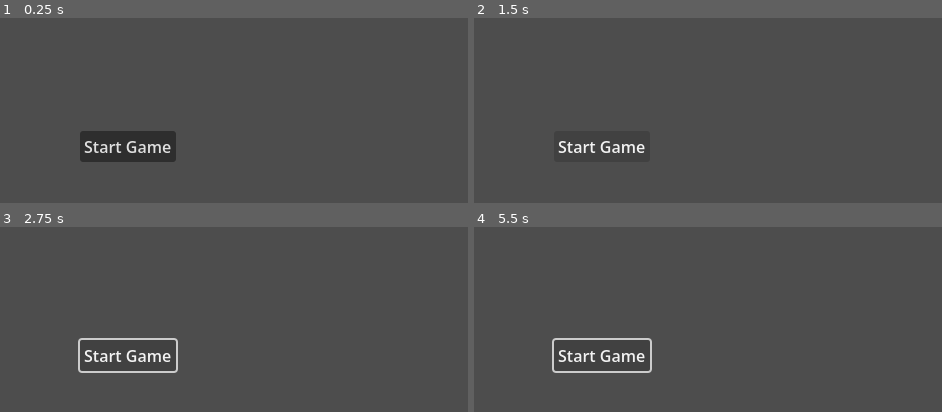
Above: before the commit, frames 1-4 (two rows, left to right).
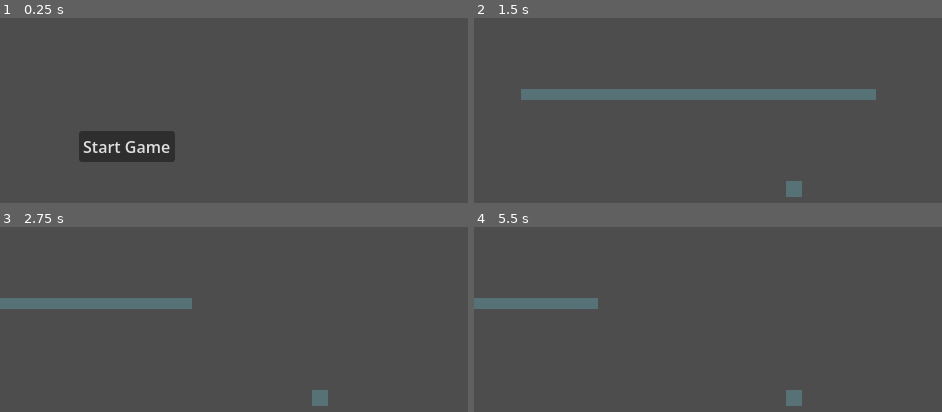
Above: after the commit, the same moments.

Repository: nathanielkaiserxyz/godot-wild-jam
Game: Godot game, scene res://scenes/level/main_menu.tscn
Two runs of this game, one before a commit and one after it. Both use one fixed random seed, a clock stepped at 60 frames per second and the inputs below.
Inputs (mouse positions are in pixels of both pictures, inside the frame that each line leads up to):
- Up to frame 1 (0.25 s): no input
- Up to frame 2 (1.5 s): click "Start Game" at 0.5 s; click (600, 145) at 1.25 s, where only the run before the commit has a clickable "Start Game"
- Up to frame 3 (2.75 s): tap Enter at 2 s; hold Right (ui_right) from 2.03 s (still down); tap Space (ui_select) at 2.1, 2.27, 2.57 s
- Up to frame 4 (5.5 s): release Right (ui_right) at 2.78 s; hold Down (ui_down) 2.78-3.53 s; tap Space (ui_select) at 2.85, 3.02, 3.32, 3.5, 3.6, 4.35, 4.52, 4.82, 5, 5.1, 5.27 s; hold Right (ui_right) 3.53-4.28 s; tap Enter at 4.25 s; hold Up (ui_up) 4.28-5.03 s; hold Left (ui_left) from 5.03 s (still down)

The runs differ from the first frame. In frame 1, 0.6% of the frame differs, in the area x 16-38%, y 62-77%; in frame 2, 5.3%, in the area x 10-86%, y 38-97%; in frame 3, 3.8%; in frame 4, 3.0%.

Commit message:
main menu movement

Diff:
--- a/project.godot
+++ b/project.godot
@@ -14,12 +14,57 @@
 run/main_scene="uid://dq0ofjtyapgxo"
 config/features=PackedStringArray("4.6", "GL Compatibility")
 
+[autoload]
+
+Gamemanager="*uid://dlafqdw5eb5w0"
+
 [display]
 
 window/size/viewport_width=640
 window/size/viewport_height=360
 window/stretch/mode="canvas_items"
 window/stretch/scale_mode="integer"
+
+[input]
+
+ui_select={
+"deadzone": 0.5,
+"events": [Object(InputEventJoypadButton,"resource_local_to_scene":false,"resource_name":"","device":-1,"button_index":3,"pressure":0.0,"pressed":false,"script":null)
+, Object(InputEventKey,"resource_local_to_scene":false,"resource_name":"","device":-1,"window_id":0,"alt_pressed":false,"shift_pressed":false,"ctrl_pressed":false,"meta_pressed":false,"pressed":false,"keycode":32,"physical_keycode":0,"key_label":0,"unicode":32,"location":0,"echo":false,"script":null)
+]
+}
+ui_left={
+"deadzone": 0.5,
+"events": [Object(InputEventKey,"resource_local_to_scene":false,"resource_name":"","device":-1,"window_id":0,"alt_pressed":false,"shift_pressed":false,"ctrl_pressed":false,"meta_pressed":false,"pressed":false,"keycode":65,"physical_keycode":0,"key_label":0,"unicode":97,"location":0,"echo":false,"script":null)
+, Object(InputEventJoypadButton,"resource_local_to_scene":false,"resource_name":"","device":-1,"button_index":13,"pressure":0.0,"pressed":false,"script":null)
+, Object(InputEventJoypadMotion,"resource_local_to_scene":false,"resource_name":"","device":-1,"axis":0,"axis_value":-1.0,"script":null)
+, Object(InputEventKey,"resource_local_to_scene":false,"resource_name":"","device":-1,"window_id":0,"alt_pressed":false,"shift_pressed":false,"ctrl_pressed":false,"meta_pressed":false,"pressed":false,"keycode":0,"physical_keycode":4194319,"key_label":0,"unicode":0,"location":0,"echo":false,"script":null)
+]
+}
+ui_right={
+"deadzone": 0.5,
+"events": [Object(InputEventKey,"resource_local_to_scene":false,"resource_name":"","device":-1,"window_id":0,"alt_pressed":false,"shift_pressed":false,"ctrl_pressed":false,"meta_pressed":false,"pressed":false,"keycode":68,"physical_keycode":0,"key_label":0,"unicode":100,"location":0,"echo":false,"script":null)
+, Object(InputEventJoypadButton,"resource_local_to_scene":false,"resource_name":"","device":-1,"button_index":14,"pressure":0.0,"pressed":false,"script":null)
+, Object(InputEventJoypadMotion,"resource_local_to_scene":false,"resource_name":"","device":-1,"axis":0,"axis_value":1.0,"script":null)
+, Object(InputEventKey,"resource_local_to_scene":false,"resource_name":"","device":-1,"window_id":0,"alt_pressed":false,"shift_pressed":false,"ctrl_pressed":false,"meta_pressed":false,"pressed":false,"keycode":0,"physical_keycode":4194321,"key_label":0,"unicode":0,"location":0,"echo":false,"script":null)
+]
+}
+ui_up={
+"deadzone": 0.5,
+"events": [Object(InputEventKey,"resource_local_to_scene":false,"resource_name":"","device":-1,"window_id":0,"alt_pressed":false,"shift_pressed":false,"ctrl_pressed":false,"meta_pressed":false,"pressed":false,"keycode":87,"physical_keycode":0,"key_label":0,"unicode":119,"location":0,"echo":false,"script":null)
+, Object(InputEventJoypadButton,"resource_local_to_scene":false,"resource_name":"","device":-1,"button_index":11,"pressure":0.0,"pressed":false,"script":null)
+, Object(InputEventJoypadMotion,"resource_local_to_scene":false,"resource_name":"","device":-1,"axis":1,"axis_value":-1.0,"script":null)
+, Object(InputEventKey,"resource_local_to_scene":false,"resource_name":"","device":-1,"window_id":0,"alt_pressed":false,"shift_pressed":false,"ctrl_pressed":false,"meta_pressed":false,"pressed":false,"keycode":0,"physical_keycode":4194320,"key_label":0,"unicode":0,"location":0,"echo":false,"script":null)
+]
+}
+ui_down={
+"deadzone": 0.5,
+"events": [Object(InputEventKey,"resource_local_to_scene":false,"resource_name":"","device":-1,"window_id":0,"alt_pressed":false,"shift_pressed":false,"ctrl_pressed":false,"meta_pressed":false,"pressed":false,"keycode":83,"physical_keycode":0,"key_label":0,"unicode":115,"location":0,"echo":false,"script":null)
+, Object(InputEventJoypadButton,"resource_local_to_scene":false,"resource_name":"","device":-1,"button_index":12,"pressure":0.0,"pressed":false,"script":null)
+, Object(InputEventJoypadMotion,"resource_local_to_scene":false,"resource_name":"","device":-1,"axis":1,"axis_value":1.0,"script":null)
+, Object(InputEventKey,"resource_local_to_scene":false,"resource_name":"","device":-1,"window_id":0,"alt_pressed":false,"shift_pressed":false,"ctrl_pressed":false,"meta_pressed":false,"pressed":false,"keycode":0,"physical_keycode":4194322,"key_label":0,"unicode":0,"location":0,"echo":false,"script":null)
+]
+}
 
 [physics]
 
--- a/scenes/level/art_reject.tscn
+++ b/scenes/level/art_reject.tscn
@@ -1,3 +1,13 @@
 [gd_scene format=3 uid="uid://b74fr4354t5e8"]
 
+[ext_resource type="PackedScene" uid="uid://b156telh6bhwe" path="res://scenes/player/player.tscn" id="1_3f7yb"]
+[ext_resource type="Texture2D" uid="uid://dnj26fyxpm43b" path="res://assets/player/player.png" id="2_gclxb"]
+
 [node name="ArtReject" type="Node2D" unique_id=225717566]
+
+[node name="Player" parent="." unique_id=1453906378 instance=ExtResource("1_3f7yb")]
+position = Vector2(191, 189)
+
+[node name="Sprite2D" type="Sprite2D" parent="." unique_id=1833314472]
+scale = Vector2(22.136974, 0.62648565)
+texture = ExtResource("2_gclxb")
--- a/scenes/level/main_menu.tscn
+++ b/scenes/level/main_menu.tscn
@@ -1,10 +1,15 @@
 [gd_scene format=3 uid="uid://dq0ofjtyapgxo"]
 
+[ext_resource type="Script" uid="uid://c5e65okobdav2" path="res://scripts/main_menu.gd" id="1_w0sx8"]
+
 [node name="MainMenu" type="Node2D" unique_id=2027672176]
+script = ExtResource("1_w0sx8")
 
 [node name="Button" type="Button" parent="." unique_id=1527994877]
-offset_left = 80.0
+offset_left = 79.0
 offset_top = 122.0
-offset_right = 176.0
+offset_right = 175.0
 offset_bottom = 153.0
 text = "Start Game"
+
+[connection signal="pressed" from="Button" to="." method="_on_button_pressed"]
--- a/scenes/player/player.tscn
+++ b/scenes/player/player.tscn
@@ -27,3 +27,6 @@
 
 [node name="AnimatedSprite2D" type="AnimatedSprite2D" parent="CharacterBody2D" unique_id=2110100891]
 sprite_frames = SubResource("SpriteFrames_p47bc")
+
+[node name="Camera2D" type="Camera2D" parent="CharacterBody2D" unique_id=1654703418]
+zoom = Vector2(0.5, 0.5)
--- a/scripts/main_menu.gd
+++ b/scripts/main_menu.gd
@@ -1 +1,4 @@
 extends Node2D
+
+func _on_button_pressed() -> void:
+	Gamemanager.load_level(0)
--- a/scripts/player.gd
+++ b/scripts/player.gd
@@ -1,12 +1,27 @@
 extends CharacterBody2D
 
 @export var speed: float = 300.0
+@export var dash_speed: float = 900.0
+@export var dash_duration: float = 0.2
 
-func _physics_process(_delta):
-	var direction = Vector2.ZERO
+var is_dashing: bool = false
+var dash_direction: Vector2 = Vector2.ZERO
 
-	direction.x = Input.get_action_strength("ui_right") - Input.get_action_strength("ui_left")
-	direction.y = Input.get_action_strength("ui_down") - Input.get_action_strength("ui_up")
+func _physics_process(delta):
+	if is_dashing:
+		velocity = dash_direction * dash_speed
+	else:
+		var direction = Input.get_vector("ui_left", "ui_right", "ui_up", "ui_down")
+		velocity = direction * speed
 
-	direction = direction.normalized()
+		if Input.is_action_just_pressed("ui_select") and direction != Vector2.ZERO:
+			start_dash(direction)
+
 	move_and_slide()
+
+func start_dash(dir):
+	is_dashing = true
+	dash_direction = dir
+
+	await get_tree().create_timer(dash_duration).timeout
+	is_dashing = false
